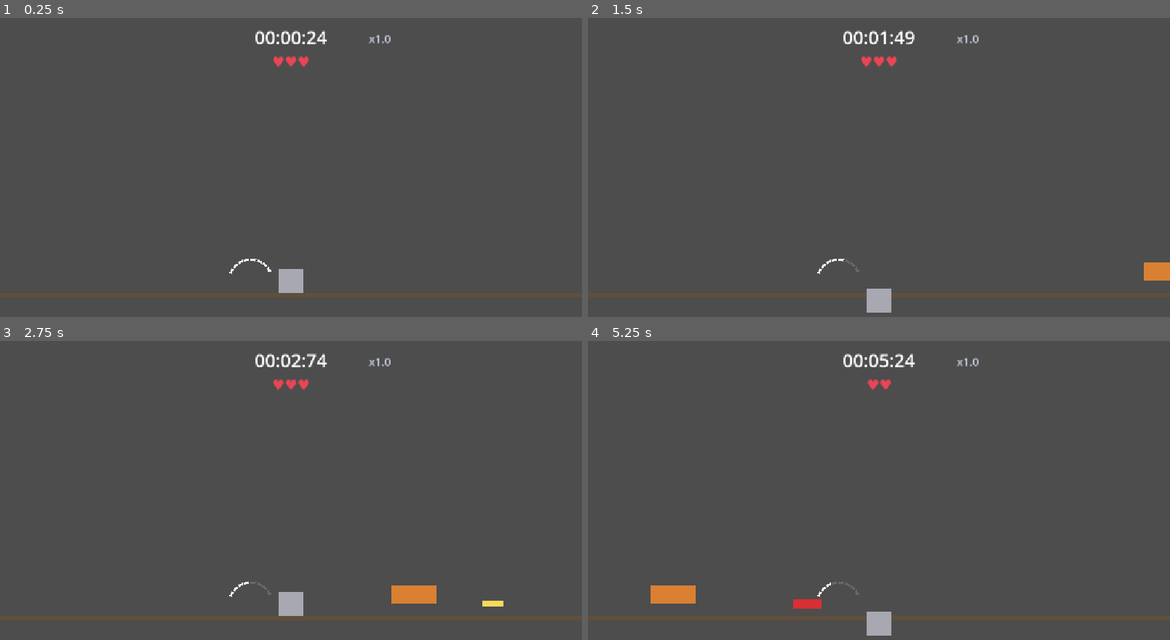
Above: before the commit, frames 1-4 (two rows, left to right).
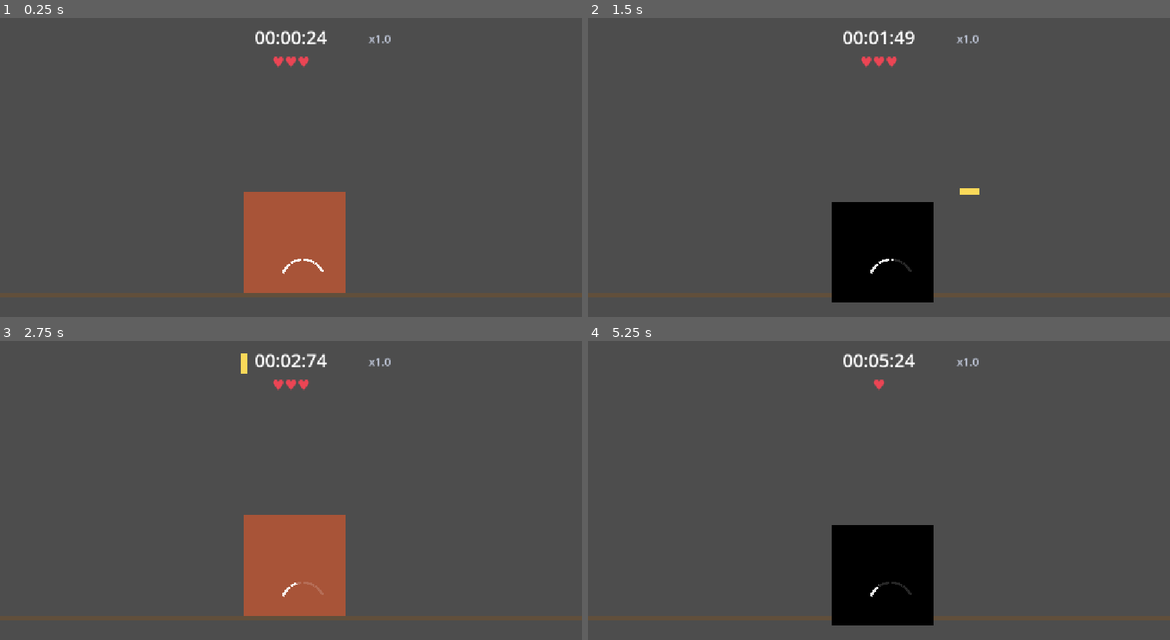
Above: after the commit, the same moments.

Repository: thugzook/desserted-desert-gamejam
Game: Godot game, scene res://scenes/main.tscn
Same seed, same stepped clock (60 frames per second), same inputs: the game is played once before the commit and once after it.
Inputs:
- Up to frame 1 (0.25 s): no input
- Up to frame 2 (1.5 s): tap Enter (restart) at 0.5 s; hold D (dodge_right) 0.53-1.28 s; tap J (parry) at 0.6, 1.35 s; hold S (dodge_down) from 1.28 s (still down)
- Up to frame 3 (2.75 s): release S (dodge_down) at 2.03 s; hold D (dodge_right) from 2.03 s (still down); tap J (parry) at 2.1 s
- Up to frame 4 (5.25 s): release D (dodge_right) at 2.78 s; hold Space (dodge_up) 2.78-3.53 s; tap J (parry) every 0.75 s from 2.85 to 5.1 s; hold A (dodge_left) 3.53-5.03 s; tap Enter (restart) at 4.15 s; hold S (dodge_down) from 5.03 s (still down)

The runs differ from the first frame. In frame 1, 5.9% of the frame differs, in the area x 39-60%, y 58-92%; in frame 2, 6.4%; in frame 3, 6.6%; in frame 4, 6.8%, in the area x 10-60%, y 12-99%.

Commit message:
Discrete stamina bars, 7-lane spawns, parry cooldown states; add dev log
- Stamina is now whole bars (4 max, 1 per dodge) with per-bar recharge
  instead of a continuous 0-100 meter
- Lanes expanded to 7 (above center/left/right, feet left/right, head
  left/right) with updated dodge answers per lane
- Parry reworked: tighter 0.05s window, whiff cooldown state with
  color-coded feedback (coral/blue/black/red/white)
- Add docs/game-dev-log.md

Co-Authored-By: Claude Fable 5 <noreply@anthropic.com>

Diff:
--- a/dodge-guy-gamejam/autoload/events.gd
+++ b/dodge-guy-gamejam/autoload/events.gd
@@ -9,7 +9,7 @@
 signal dodged(direction: Vector2)
 signal projectile_dodged(projectile)                   ## A shot was cleanly dodged (right lane, right time).
 signal dodge_failed                                    ## Not enough stamina — cue a UI flash.
-signal stamina_changed(current: float, max_value: float)
+signal stamina_changed(current: int, max_value: int, partial: float)  ## partial = 0..1 toward the next bar
 signal run_started
 signal run_ended(time_survived: float)
 @warning_ignore_restore("unused_signal")
--- a/dodge-guy-gamejam/scenes/hud.tscn
+++ b/dodge-guy-gamejam/scenes/hud.tscn
@@ -1,12 +1,12 @@
-[gd_scene load_steps=3 format=3]
+[gd_scene format=3 uid="uid://b82fbjsmxlm0b"]
 
-[ext_resource type="Script" path="res://scripts/hud.gd" id="1_hud"]
-[ext_resource type="Script" path="res://scripts/stamina_arc.gd" id="2_arc"]
+[ext_resource type="Script" uid="uid://5lnbced7ux0b" path="res://scripts/hud.gd" id="1_hud"]
+[ext_resource type="Script" uid="uid://d33ucmqtm4jw6" path="res://scripts/stamina_arc.gd" id="2_arc"]
 
-[node name="HUD" type="CanvasLayer"]
+[node name="HUD" type="CanvasLayer" unique_id=1715397617]
 script = ExtResource("1_hud")
 
-[node name="TimeLabel" type="Label" parent="."]
+[node name="TimeLabel" type="Label" parent="." unique_id=1637862322]
 offset_left = 426.0
 offset_top = 12.0
 offset_right = 726.0
@@ -16,7 +16,7 @@
 horizontal_alignment = 1
 vertical_alignment = 1
 
-[node name="MultiplierLabel" type="Label" parent="."]
+[node name="MultiplierLabel" type="Label" parent="." unique_id=406719507]
 offset_left = 730.0
 offset_top = 22.0
 offset_right = 840.0
@@ -26,7 +26,7 @@
 text = "x1.0"
 vertical_alignment = 1
 
-[node name="HeartsLabel" type="Label" parent="."]
+[node name="HeartsLabel" type="Label" parent="." unique_id=687931811]
 offset_left = 426.0
 offset_top = 66.0
 offset_right = 726.0
@@ -37,22 +37,25 @@
 horizontal_alignment = 1
 vertical_alignment = 1
 
-[node name="StaminaArc" type="Control" parent="."]
-offset_left = 496.0
+[node name="StaminaArc" type="Control" parent="." unique_id=1754070699]
+layout_mode = 3
+anchors_preset = 0
+offset_left = 600.0
 offset_top = 520.0
-offset_right = 496.0
+offset_right = 600.0
 offset_bottom = 520.0
 mouse_filter = 2
 script = ExtResource("2_arc")
 
-[node name="GameOverPanel" type="Panel" parent="."]
+[node name="GameOverPanel" type="Panel" parent="." unique_id=1438988004]
 visible = false
 offset_left = 376.0
 offset_top = 214.0
 offset_right = 776.0
 offset_bottom = 434.0
 
-[node name="ResultLabel" type="Label" parent="GameOverPanel"]
+[node name="ResultLabel" type="Label" parent="GameOverPanel" unique_id=2100604420]
+layout_mode = 0
 offset_left = 20.0
 offset_top = 40.0
 offset_right = 380.0
--- a/dodge-guy-gamejam/scenes/main.tscn
+++ b/dodge-guy-gamejam/scenes/main.tscn
@@ -1,35 +1,33 @@
-[gd_scene load_steps=10 format=3]
+[gd_scene format=3 uid="uid://bqqx63jfjrqy8"]
 
-[ext_resource type="Script" path="res://scripts/main.gd" id="1_main"]
-[ext_resource type="PackedScene" path="res://scenes/player.tscn" id="2_player"]
-[ext_resource type="Script" path="res://scripts/spawner.gd" id="3_spawner"]
-[ext_resource type="Script" path="res://scripts/projectile_data.gd" id="4_pdata"]
-[ext_resource type="PackedScene" path="res://scenes/projectile.tscn" id="5_projectile"]
+[ext_resource type="Script" uid="uid://ch4qc1snynxp3" path="res://scripts/main.gd" id="1_main"]
+[ext_resource type="PackedScene" uid="uid://dy6m3j0picd3k" path="res://scenes/player.tscn" id="2_player"]
+[ext_resource type="Script" uid="uid://bu38kqdtp1cco" path="res://scripts/spawner.gd" id="3_spawner"]
+[ext_resource type="Script" uid="uid://c64100kvtmai4" path="res://scripts/projectile_data.gd" id="4_pdata"]
+[ext_resource type="PackedScene" uid="uid://cwyrrk1dsu60l" path="res://scenes/projectile.tscn" id="5_projectile"]
 [ext_resource type="Resource" path="res://resources/attacks/zippy.tres" id="6_zippy"]
-[ext_resource type="Resource" path="res://resources/attacks/chonker.tres" id="7_chonker"]
-[ext_resource type="Resource" path="res://resources/attacks/spiker.tres" id="8_spiker"]
-[ext_resource type="PackedScene" path="res://scenes/hud.tscn" id="9_hud"]
+[ext_resource type="PackedScene" uid="uid://b82fbjsmxlm0b" path="res://scenes/hud.tscn" id="9_hud"]
 
-[node name="Main" type="Node2D"]
+[node name="Main" type="Node2D" unique_id=437035111]
 script = ExtResource("1_main")
 
-[node name="Ground" type="ColorRect" parent="."]
+[node name="Ground" type="ColorRect" parent="." unique_id=2016103646]
 offset_top = 544.0
 offset_right = 1152.0
 offset_bottom = 552.0
 color = Color(0.38, 0.31, 0.23, 1)
 
-[node name="Player" parent="." instance=ExtResource("2_player")]
-position = Vector2(576, 520)
+[node name="Player" parent="." unique_id=1999187846 instance=ExtResource("2_player")]
+position = Vector2(583, 444)
 
-[node name="Spawner" type="Node2D" parent="." node_paths=PackedStringArray("player")]
+[node name="Spawner" type="Node2D" parent="." unique_id=1575174766 node_paths=PackedStringArray("player")]
 script = ExtResource("3_spawner")
 projectile_scene = ExtResource("5_projectile")
-attacks = Array[ExtResource("4_pdata")]([ExtResource("6_zippy"), ExtResource("7_chonker"), ExtResource("8_spiker")])
+attacks = Array[ExtResource("4_pdata")]([ExtResource("6_zippy")])
 player = NodePath("../Player")
 
-[node name="Camera2D" type="Camera2D" parent="."]
+[node name="Camera2D" type="Camera2D" parent="." unique_id=616773023]
 position = Vector2(576, 324)
 
-[node name="HUD" parent="." node_paths=PackedStringArray("player") instance=ExtResource("9_hud")]
+[node name="HUD" parent="." unique_id=1471756075 node_paths=PackedStringArray("player") instance=ExtResource("9_hud")]
 player = NodePath("../Player")
--- a/dodge-guy-gamejam/scenes/player.tscn
+++ b/dodge-guy-gamejam/scenes/player.tscn
@@ -1,21 +1,20 @@
-[gd_scene load_steps=3 format=3]
+[gd_scene format=3 uid="uid://dy6m3j0picd3k"]
 
-[ext_resource type="Script" path="res://scripts/player.gd" id="1_player"]
+[ext_resource type="Script" uid="uid://b3fbogw4nclcv" path="res://scripts/player.gd" id="1_player"]
 
 [sub_resource type="RectangleShape2D" id="RectangleShape2D_hurtbox"]
-size = Vector2(44, 44)
+size = Vector2(190, 190)
 
-[node name="Player" type="Area2D"]
-monitoring = true
+[node name="Player" type="Area2D" unique_id=346620811]
 monitorable = false
 script = ExtResource("1_player")
 
-[node name="Sprite" type="ColorRect" parent="."]
-offset_left = -24.0
-offset_top = -24.0
-offset_right = 24.0
-offset_bottom = 24.0
+[node name="Sprite" type="ColorRect" parent="." unique_id=528871655]
+offset_left = -100.0
+offset_top = -100.0
+offset_right = 100.0
+offset_bottom = 100.0
 color = Color(0.66, 0.66, 0.7, 1)
 
-[node name="CollisionShape2D" type="CollisionShape2D" parent="."]
+[node name="Collision2D_hurtbox" type="CollisionShape2D" parent="." unique_id=415810595]
 shape = SubResource("RectangleShape2D_hurtbox")
--- a/dodge-guy-gamejam/scenes/projectile.tscn
+++ b/dodge-guy-gamejam/scenes/projectile.tscn
@@ -1,20 +1,19 @@
-[gd_scene load_steps=3 format=3]
+[gd_scene format=3 uid="uid://cwyrrk1dsu60l"]
 
-[ext_resource type="Script" path="res://scripts/projectile.gd" id="1_projectile"]
+[ext_resource type="Script" uid="uid://wtkuee7ag312" path="res://scripts/projectile.gd" id="1_projectile"]
 
 [sub_resource type="RectangleShape2D" id="RectangleShape2D_hitbox"]
 size = Vector2(56, 18)
 
-[node name="Projectile" type="Area2D"]
+[node name="Projectile" type="Area2D" unique_id=1632407819]
 monitoring = false
-monitorable = true
 script = ExtResource("1_projectile")
 
-[node name="Sprite" type="ColorRect" parent="."]
+[node name="Sprite" type="ColorRect" parent="." unique_id=563075732]
 offset_left = -28.0
 offset_top = -9.0
 offset_right = 28.0
 offset_bottom = 9.0
 
-[node name="CollisionShape2D" type="CollisionShape2D" parent="."]
+[node name="CollisionShape2D" type="CollisionShape2D" parent="." unique_id=500915054]
 shape = SubResource("RectangleShape2D_hitbox")
--- a/dodge-guy-gamejam/scripts/hud.gd
+++ b/dodge-guy-gamejam/scripts/hud.gd
@@ -34,7 +34,7 @@
 	# The Player is _ready() before the HUD is, so its opening stamina_changed
 	# already went out. Seed the arc by hand instead of waiting for the first dodge.
 	if player != null:
-		_on_stamina_changed(player.stamina, player.max_stamina)
+		_on_stamina_changed(player.stamina, player.max_stamina, 0.0)
 
 
 func _process(_delta: float) -> void:
@@ -50,8 +50,12 @@
 	hearts_label.text = "♥".repeat(maxi(hp, 0))
 
 
-func _on_stamina_changed(current: float, max_value: float) -> void:
-	stamina_arc.set_meta("fill", current / max_value)
+func _on_stamina_changed(current: int, max_value: int, partial: float) -> void:
+	# The arc's pip count follows max_stamina, so an upgrade that grants more bars
+	# grows the arc without touching the HUD.
+	stamina_arc.set_meta("segments", max_value)
+	stamina_arc.set_meta("filled", current)
+	stamina_arc.set_meta("partial", partial)
 	stamina_arc.queue_redraw()
 
 
--- a/dodge-guy-gamejam/scripts/player.gd
+++ b/dodge-guy-gamejam/scripts/player.gd
@@ -10,7 +10,15 @@
 ## TUNE: everything in the @export groups below. 60 physics ticks/sec, so
 ## frames / 60 = seconds. (5 frames = 0.08s, 9 frames = 0.15s, 12 frames = 0.20s)
 
-enum State { HOME, DODGING, HIT, DEAD }
+enum State { READY, DODGING, HIT, DEAD }
+
+const PARRY_STATE := {
+	"idle": Color.CORAL,
+	"parry_active": Color.BLUE,
+	"parry_whiffed": Color.BLACK,
+	"parry_blocked": Color.RED,
+	"parry_success": Color.WHITE
+}
 
 const ACTIONS := {
 	"dodge_left": Vector2.LEFT,
@@ -23,9 +31,11 @@
 ## The whole rulebook is this one table — "sidestep overheads, jump body shots,
 ## duck head shots." Add a Vector2 to a list to give a lane a second answer.
 const LANE_ANSWERS := {
-	Projectile.Lane.ABOVE: [Vector2.LEFT, Vector2.RIGHT],
-	Projectile.Lane.LEFT: [Vector2.UP],
-	Projectile.Lane.RIGHT: [Vector2.UP],
+	Projectile.Lane.ABOVE_CENTER: [Vector2.LEFT, Vector2.RIGHT],
+	Projectile.Lane.ABOVE_LEFT: [Vector2.RIGHT],
+	Projectile.Lane.ABOVE_RIGHT: [Vector2.LEFT],
+	Projectile.Lane.FEET_LEFT: [Vector2.UP],
+	Projectile.Lane.FEET_RIGHT: [Vector2.UP],
 	Projectile.Lane.HEAD_LEFT: [Vector2.DOWN],
 	Projectile.Lane.HEAD_RIGHT: [Vector2.DOWN],
 }
@@ -34,7 +44,7 @@
 ## How far the BODY (sprite only) nudges: x = sideways, y = up/down. Pure
 ## presentation — the hurtbox stays home and the LANE_ANSWERS rule decides dodges,
 ## so this is a look, not a reach. Keep it small enough to read as a flinch.
-@export var dodge_distance := Vector2(50.0, 40.0)
+@export var dodge_distance := Vector2(25, 20)
 ## Seconds to dash out (0.08 = 5 frames). Lower = snappier. Out + hang + return
 ## together are the ACTIVE WINDOW — dodge while a shot arrives and you've dodged it.
 @export var dodge_out_time := 0.08
@@ -55,20 +65,24 @@
 @export_group("Parry")
 ## Seconds after pressing parry during which attacks are deflected (0.15 = 9 frames).
 ## See docs/04 §3 — 150ms is "tight but fair"; go wider if playtesters keep missing.
-@export var parry_window := 0.15
+@export var parry_window := 0.05
 ## Total seconds locked in the parry animation. The gap between this and parry_window
 ## is your punishment for whiffing — you can't dodge during it.
 @export var parry_recovery := 0.35
-## Stamina handed back on a successful parry. High = parrying is the skilled way to keep moving.
-@export var parry_stamina_refund := 30.0
+## Bars handed back on a successful parry. High = parrying is the skilled way to keep moving.
+@export var parry_stamina_refund := 1
 
 @export_group("Stamina")
-@export var max_stamina := 100.0
-## Cost per dodge. max_stamina / this = how many dodges you get on an empty tank.
-@export var dodge_stamina_cost := 25.0
-## Stamina regained per second.
-@export var stamina_regen := 22.0
-## Seconds after spending before regen restarts (stops dodge-spam from regenerating through the cost).
+## How many dodges a full tank holds. Each bar is exactly one dodge, so a Phase 2
+## upgrade that adds 2 here adds 2 visible pips AND 2 dodges. Raise = more forgiving.
+@export var max_stamina := 4
+## Bars spent per dodge. Keep this at 1 — it's what makes "+1 max = +1 dodge" true
+## for the player. Raising it breaks that read.
+@export var dodge_stamina_cost := 1
+## Seconds to recharge ONE bar. Lower = dodge more often.
+@export var stamina_recharge_time := 1.2
+## Seconds after spending before recharging resumes (stops dodge-spam from
+## recharging through the cost).
 @export var stamina_regen_delay := 0.5
 
 @export_group("Health")
@@ -84,10 +98,12 @@
 ## A press this many seconds too early still counts. Leniency — see docs/04 §4.
 @export var input_buffer := 0.12
 
-var state: State = State.HOME
+var state: State = State.READY
 var hp := 0
-var stamina := 0.0
+var stamina := 0                ## whole bars available right now
+var _recharge_progress := 0.0   ## 0..1 toward the next bar
 var home_position := Vector2.ZERO
+var player_size := Vector2.ZERO
 
 var parry_time := -1.0        # -1 = not parrying. Counts UP while parrying.
 var iframe_left := 0.0
@@ -103,11 +119,13 @@
 
 func _ready() -> void:
 	home_position = position
+	player_size = sprite.size
 	_sprite_home = sprite.position
 	hp = max_hp
 	stamina = max_stamina
-	Events.stamina_changed.emit(stamina, max_stamina)
+	_emit_stamina()
 	area_entered.connect(_on_area_entered)
+	sprite.modulate = Color.CORAL
 
 
 func _physics_process(delta: float) -> void:
@@ -124,9 +142,15 @@
 	return parry_time >= 0.0 and parry_time <= parry_window
 
 
-## True for the whole parry, including the whiff-recovery lock.
-func is_parrying() -> bool:
-	return parry_time >= 0.0
+## True only if user has parry on cooldown because they missed their parry
+func is_parry_on_cooldown() -> bool:
+	if (parry_time > parry_window):
+		#sprite.modulate = PLAYER_STATE["parry_whiffed"]
+		return true
+	return false
+
+func is_parry_blocked() -> bool:
+	return is_parry_active() or is_parry_on_cooldown()
 
 
 # --- timers ---------------------------------------------------------------
@@ -138,7 +162,9 @@
 	if parry_time >= 0.0:
 		parry_time += delta
 		if parry_time >= parry_recovery:
-			parry_time = -1.0          # recovery over, free to act again
+			_end_parry()         # recovery over, free to act again
+		elif is_parry_on_cooldown():
+			sprite.modulate = PARRY_STATE["parry_whiffed"]
 
 
 # --- input ----------------------------------------------------------------
@@ -157,12 +183,12 @@
 	if buffered == "" or buffer_left <= 0.0:
 		return
 	if buffered == "parry":
-		if not is_parrying():
+		if not is_parry_blocked():
 			buffered = ""
 			_start_parry()
 		return
 	# A dodge needs: at home, not locked in a parry, and enough stamina.
-	if state != State.HOME or is_parrying():
+	if state != State.READY or is_parry_blocked():
 		return
 	if stamina < dodge_stamina_cost:
 		buffered = ""
@@ -172,10 +198,11 @@
 	buffered = ""
 	_start_dodge(direction)
 
-
 # --- dodge ----------------------------------------------------------------
 
 func _start_dodge(direction: Vector2) -> void:
+	if _tween and _tween.is_valid(): # TODO: remove tween as the driver but maybe movement as the check
+			_tween.kill()
 	state = State.DODGING
 	dodge_direction = direction
 	_spend_stamina(dodge_stamina_cost)
@@ -190,7 +217,7 @@
 	_tween.tween_interval(dodge_hang_time)
 	_tween.tween_property(sprite, "position", _sprite_home, dodge_return_time) \
 		.set_trans(dodge_return_trans).set_ease(dodge_return_ease)
-	_tween.tween_callback(func() -> void: state = State.HOME)
+	_tween.tween_callback(func() -> void: state = State.READY)
 
 	Events.dodged.emit(direction)
 	_on_dodge_start(direction)
@@ -198,7 +225,12 @@
 
 func _start_parry() -> void:
 	parry_time = 0.0
-	_on_parry_start()
+	sprite.modulate = PARRY_STATE["parry_active"]
+
+func _end_parry() -> void:
+	parry_time = -1
+	sprite.modulate = PARRY_STATE["idle"]
+
 
 
 # --- taking hits ----------------------------------------------------------
@@ -229,13 +261,16 @@
 	_gain_stamina(parry_stamina_refund)
 	projectile.deflect()
 	Events.parried.emit(projectile)
-	_on_parry_success(projectile)
+	sprite.modulate = PARRY_STATE["parry_success"]
+
+	# reset parry window because successful parry
+	_end_parry()
 
 
 func _dodge_success(projectile: Projectile) -> void:
 	projectile.ghost()
 	Events.projectile_dodged.emit(projectile)
-	_on_dodge_success(projectile)
+	state = State.READY # reset
 
 
 func _take_damage(projectile: Projectile) -> void:
@@ -261,26 +296,39 @@
 	_tween = create_tween()
 	_tween.tween_property(sprite, "position", _sprite_home, hit_recover_time) \
 		.set_trans(hit_recover_trans).set_ease(Tween.EASE_OUT)
-	_tween.tween_callback(func() -> void: state = State.HOME)
+	_tween.tween_callback(func() -> void: state = State.READY)
 
 
 # --- stamina --------------------------------------------------------------
 
-func _spend_stamina(amount: float) -> void:
-	stamina = maxf(stamina - amount, 0.0)
+func _spend_stamina(bars: int) -> void:
+	stamina = maxi(stamina - bars, 0)
 	regen_block = stamina_regen_delay
-	Events.stamina_changed.emit(stamina, max_stamina)
-
-
-func _gain_stamina(amount: float) -> void:
-	stamina = minf(stamina + amount, max_stamina)
-	Events.stamina_changed.emit(stamina, max_stamina)
-
-
+	_emit_stamina()
+
+
+func _gain_stamina(bars: int) -> void:
+	stamina = mini(stamina + bars, max_stamina)
+	_emit_stamina()
+
+
+## Runs every physics tick, so _recharge_progress creeps up 60x/sec and the HUD's
+## partial pip grows smoothly. Progress deliberately SURVIVES spending — you don't
+## lose a nearly-finished bar by dodging.
 func _regen(delta: float) -> void:
 	if regen_block > 0.0 or stamina >= max_stamina:
 		return
-	_gain_stamina(stamina_regen * delta)
+	_recharge_progress += delta / stamina_recharge_time
+	while _recharge_progress >= 1.0 and stamina < max_stamina:
+		_recharge_progress -= 1.0
+		stamina += 1
+	if stamina >= max_stamina:
+		_recharge_progress = 0.0   # full tank shows no half-lit pip
+	_emit_stamina()
+
+
+func _emit_stamina() -> void:
+	Events.stamina_changed.emit(stamina, max_stamina, _recharge_progress)
 
 
 # --- FLAIR: your hooks ----------------------------------------------------
@@ -292,19 +340,6 @@
 	pass
 
 
-## FLAIR: the parry window just opened.
-func _on_parry_start() -> void:
-	pass
-
-
-## FLAIR: a parry connected — the loudest moment in the game. Make it feel great.
-func _on_parry_success(_projectile: Projectile) -> void:
-	pass
-
-
-## FLAIR: a clean dodge — right direction, right time. The shot is ghosting past.
-func _on_dodge_success(_projectile: Projectile) -> void:
-	pass
 
 
 ## FLAIR: you just lost a heart.
--- a/dodge-guy-gamejam/scripts/projectile.gd
+++ b/dodge-guy-gamejam/scripts/projectile.gd
@@ -4,10 +4,10 @@
 
 ## Which direction this shot attacks from — the player's LANE_ANSWERS table maps
 ## each lane to the dodge direction that beats it.
-enum Lane { ABOVE, LEFT, RIGHT, HEAD_LEFT, HEAD_RIGHT }
+enum Lane { ABOVE_LEFT, ABOVE_RIGHT, ABOVE_CENTER, FEET_LEFT, FEET_RIGHT, HEAD_LEFT, HEAD_RIGHT }
 
 var data: ProjectileData
-var lane: Lane = Lane.ABOVE
+var lane: Lane = Lane.ABOVE_CENTER
 var direction := Vector2.ZERO
 var telegraph_left := 0.0
 var deflected := false
--- a/dodge-guy-gamejam/scripts/spawner.gd
+++ b/dodge-guy-gamejam/scripts/spawner.gd
@@ -30,16 +30,15 @@
 ## each lane lives in player.gd's LANE_ANSWERS). Duplicate an entry to make that
 ## lane more common (e.g. two ABOVEs = overheads twice as likely). Remove one to retire it.
 @export var lanes: Array[Projectile.Lane] = [
-	Projectile.Lane.ABOVE,
-	Projectile.Lane.LEFT,
-	Projectile.Lane.RIGHT,
+	Projectile.Lane.ABOVE_LEFT,
+	Projectile.Lane.ABOVE_RIGHT,
+	Projectile.Lane.ABOVE_CENTER,
+	Projectile.Lane.FEET_LEFT,
+	Projectile.Lane.FEET_RIGHT,
 	Projectile.Lane.HEAD_LEFT,
 	Projectile.Lane.HEAD_RIGHT,
 ]
-## How far above the player's center "head height" is, in pixels. With rule-based
-## dodging this is pure presentation — it just has to READ as "at the head":
-## roughly -8 to -20 for the 44px placeholder box.
-@export var head_offset := -18.0
+
 ## How far a shot travels from the screen centre before it deletes itself.
 ## Must comfortably exceed spawn_radius or attacks vanish before they arrive.
 @export var despawn_radius := 1500.0
@@ -76,27 +75,40 @@
 func _spawn() -> void:
 	var attack: ProjectileData = attacks.pick_random()
 	var lane: Projectile.Lane = lanes.pick_random()
-	var home := player.home_position
+	var player_center := player.home_position
+	# Offsets from centre, not absolute positions — Godot's Y grows DOWNWARD, so
+	# up (head) is negative and down (feet) is positive. Derived from the sprite,
+	# so resizing the player re-aims every lane automatically.
+	var head_offset_y := -(player.player_size.y / 2)
+	var feet_offset_y := player.player_size.y / 2
+
+	var center_offset_x := player.player_size.x / 2
 
 	# Anchored to home_position: every lane is a fixed, axis-aligned approach so
 	# the player can learn each one's answer (LANE_ANSWERS in player.gd decides).
 	var from: Vector2
 	var toward: Vector2
 	match lane:
-		Projectile.Lane.ABOVE:
-			from = home + Vector2(0.0, -spawn_radius)
-			toward = home
-		Projectile.Lane.LEFT:
-			from = home + Vector2(-spawn_radius, 0.0)
-			toward = home
-		Projectile.Lane.RIGHT:
-			from = home + Vector2(spawn_radius, 0.0)
-			toward = home
+		Projectile.Lane.ABOVE_CENTER:
+			from = player_center + Vector2(0.0, -spawn_radius)
+			toward = player_center
+		Projectile.Lane.ABOVE_LEFT:
+			from = player_center + Vector2(-center_offset_x, -spawn_radius)
+			toward = player_center + Vector2(-center_offset_x, 0.0)
+		Projectile.Lane.ABOVE_RIGHT:
+			from = player_center + Vector2(center_offset_x, -spawn_radius)
+			toward = player_center + Vector2(center_offset_x, 0.0)
+		Projectile.Lane.FEET_LEFT:
+			from = player_center + Vector2(-spawn_radius, feet_offset_y)
+			toward = player_center + Vector2(0.0, feet_offset_y)
+		Projectile.Lane.FEET_RIGHT:
+			from = player_center + Vector2(spawn_radius, feet_offset_y)
+			toward = player_center + Vector2(0.0, feet_offset_y)
 		Projectile.Lane.HEAD_LEFT:
-			from = home + Vector2(-spawn_radius, head_offset)
+			from = player_center + Vector2(-spawn_radius, head_offset_y)
 			toward = from + Vector2.RIGHT  # horizontal — reads as "at the head"
 		Projectile.Lane.HEAD_RIGHT:
-			from = home + Vector2(spawn_radius, head_offset)
+			from = player_center + Vector2(spawn_radius, head_offset_y)
 			toward = from + Vector2.LEFT
 
 	var projectile: Projectile = projectile_scene.instantiate()
--- a/dodge-guy-gamejam/scripts/stamina_arc.gd
+++ b/dodge-guy-gamejam/scripts/stamina_arc.gd
@@ -6,8 +6,9 @@
 ## home position in main.tscn. The Camera2D is fixed, so screen == world coordinates
 ## and a hand-placed offset stays put.
 
-## How many pips the bar is chopped into. More = finer read, less punchy.
-@export var segments := 8
+## Fallback pip count before the first stamina_changed arrives. The HUD overrides
+## this from the player's max_stamina — tune the bar count there, not here.
+@export var segments := 4
 ## Distance from this node's origin to the pips.
 @export var radius := 42.0
 ## How fat each pip is.
@@ -17,11 +18,22 @@
 
 
 func _draw() -> void:
-	var fill: float = get_meta("fill", 1.0)
-	var step := deg_to_rad(arc_degrees) / float(segments)
+	var count: int = get_meta("segments", segments)
+	var filled: int = get_meta("filled", count)
+	var partial: float = get_meta("partial", 0.0)
+	var step := deg_to_rad(arc_degrees) / float(count)
 	var start := deg_to_rad(-90.0 - arc_degrees * 0.5)
-	for i in segments:
-		var lit := (float(i) / float(segments)) < fill
-		var color := Color(1, 1, 1, 0.9) if lit else Color(1, 1, 1, 0.15)
-		draw_arc(Vector2.ZERO, radius, start + i * step,
-			start + (i + 1) * step - 0.06, 8, color, thickness)
+	var gap := 0.06
+	var track := Color(1, 1, 1, 0.15)
+	var lit := Color(1, 1, 1, 0.9)
+	for i in count:
+		var pip_start := start + i * step
+		var pip_end := pip_start + step - gap
+		# The empty slot, always drawn — you can see what you're waiting on.
+		draw_arc(Vector2.ZERO, radius, pip_start, pip_end, 8, track, thickness)
+		if i < filled:
+			draw_arc(Vector2.ZERO, radius, pip_start, pip_end, 8, lit, thickness)
+		elif i == filled and partial > 0.0:
+			## FLAIR: the bar recharging — sweeps a little further every tick.
+			draw_arc(Vector2.ZERO, radius, pip_start,
+				lerpf(pip_start, pip_end, partial), 8, lit, thickness)
Not shown, added: docs/game-dev-log.md
